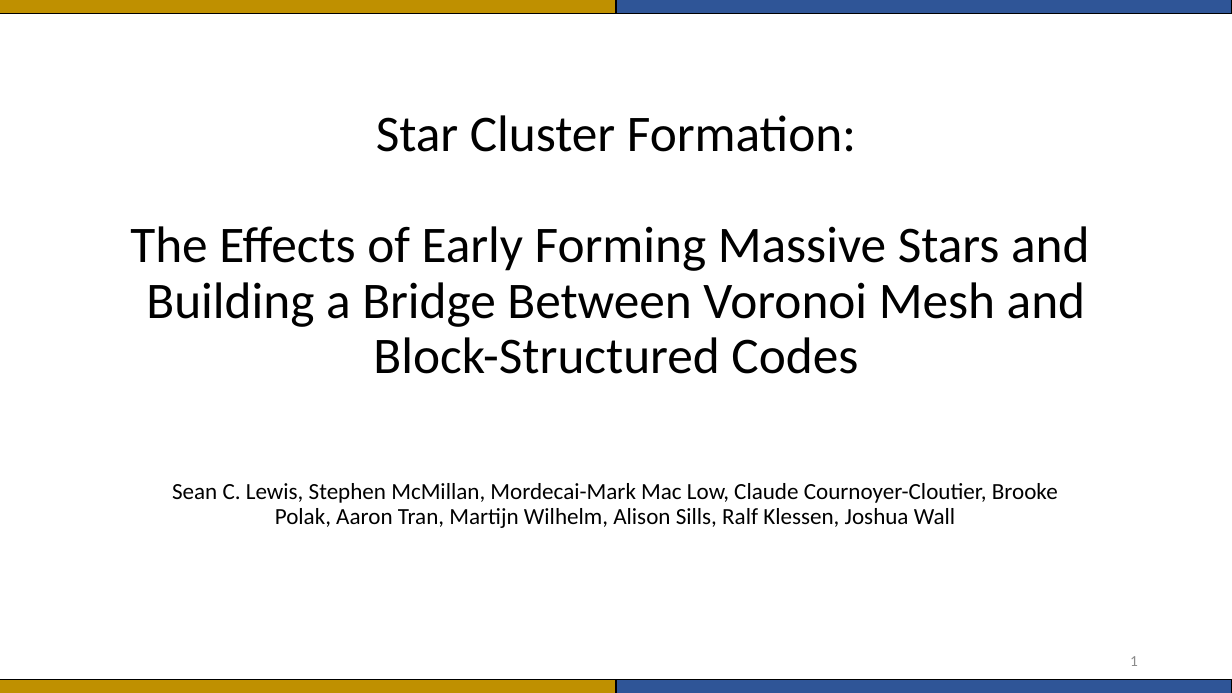
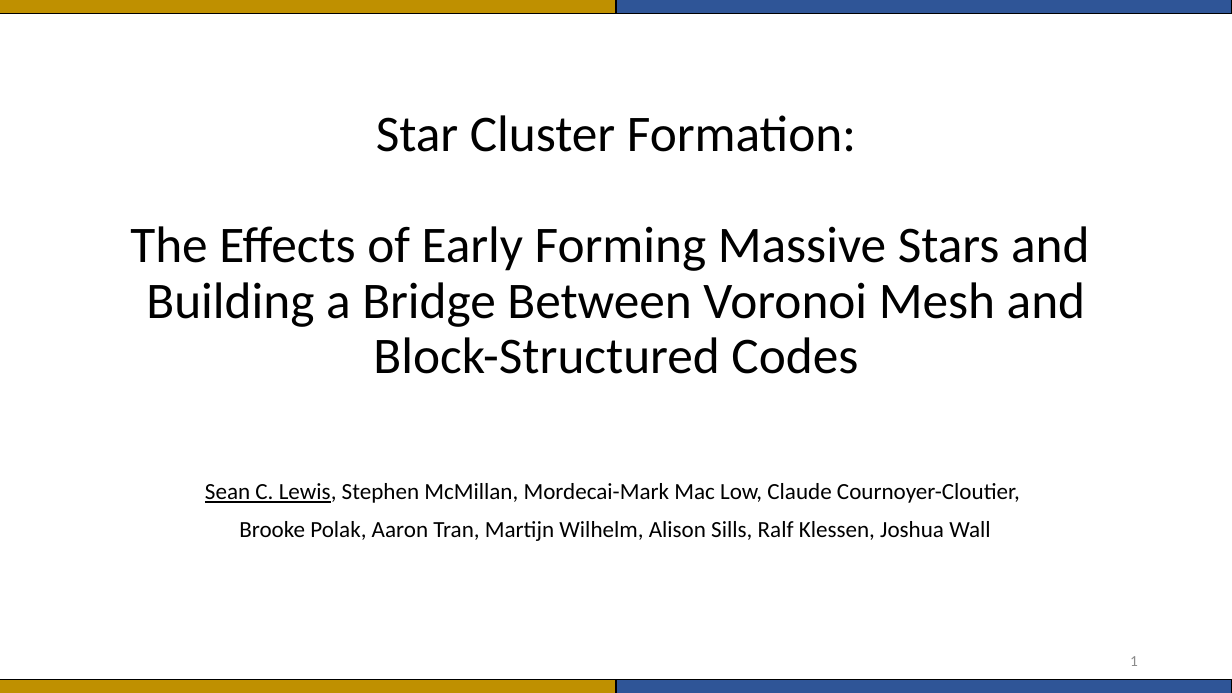
Before and after one commit to seanlabean/presentations, a slide deck: slide 1 of 2022Clusters/Presentation1.pptx. Drawn at 1232x693 pixels with LibreOffice and Linux fonts; fonts in the diff are those of the drawing; background and template pictures are left out. Boxes give left, top, right and bottom in pixels: in the first picture for what was removed or moved away, otherwise in the second. Text is boxed around its words. In the diff, an @@ line names an element or a change of style, - is before the commit and + after.

Commit message:
more edits

```diff
--- a/2022Clusters/Presentation1.pptx
+++ b/2022Clusters/Presentation1.pptx
@@ subtitle at [205,483,1020,541]: text changed @@
-Sean C. Lewis, Stephen McMillan, Mordecai-Mark Mac Low, Claude Cournoyer-Cloutier, Brooke Polak, Aaron Tran, Martijn Wilhelm, Alison Sills, Ralf Klessen, Joshua Wall
+Sean C. Lewis, Stephen McMillan, Mordecai-Mark Mac Low, Claude Cournoyer-Cloutier,
+Brooke Polak, Aaron Tran, Martijn Wilhelm, Alison Sills, Ralf Klessen, Joshua Wall
```
Also in this commit, not shown: 2 other slides changed.
